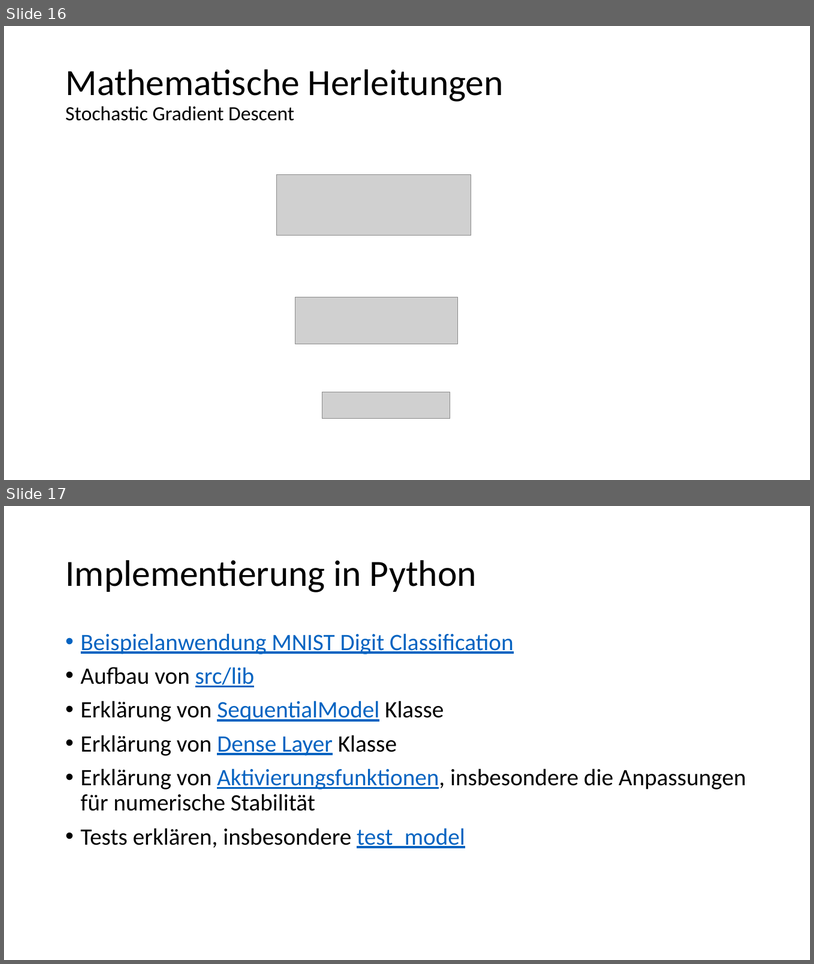
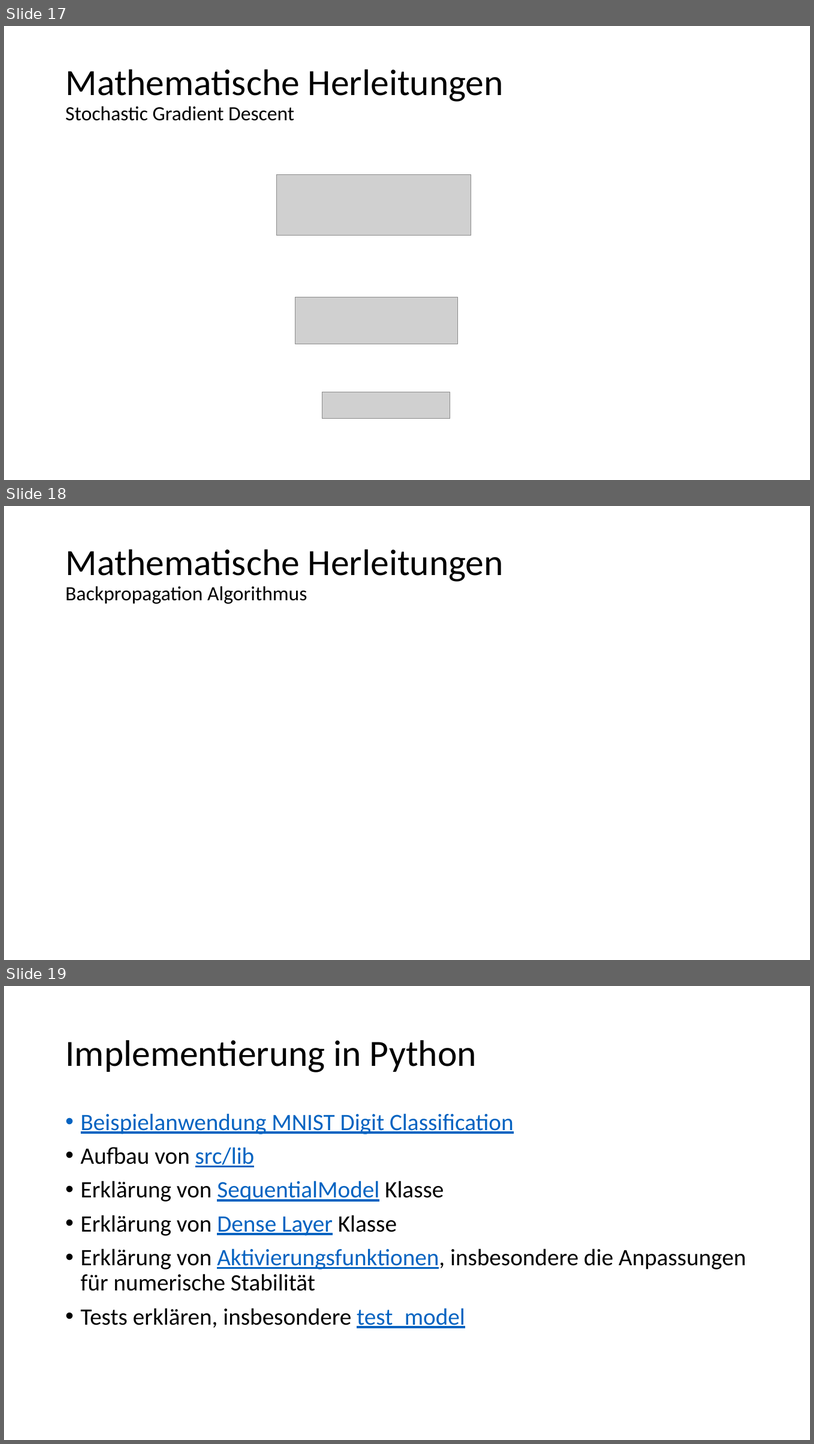
Before and after one commit to kevinsuedmersen/neural_networks_from_scratch, a slide deck: theory/submission/result_presentation.pptx. Shown one above the other, each under a label of ours: slides 16 and 17 before the commit, slides 17, 18 and 19 after it. The pictures are 814x964 and 814x1444 pixels, drawn with LibreOffice and Linux fonts; fonts in the diff are those of the drawing; grey boxes stand for pictures. Boxes give left, top, right and bottom in pixels: in the first picture for what was removed or moved away, otherwise in the second. Text is boxed around its words. In the diff, an @@ line names an element or a change of style, - is before the commit and + after.

```diff
--- a/theory/submission/result_presentation.pptx
+++ b/theory/submission/result_presentation.pptx
@@ slide 18 added at (4,506,810,960), background #FFFFFF @@
@@ title added at (65,549,504,604), 24 pt, text #000000 @@
+Mathematische Herleitungen
+Backpropagation Algorithmus
@@ what was slide 16 is now slide 17 @@
@@ what was slide 17 is now slide 19 @@
```
Also in this commit, not shown: 4 slides changed, 2 other slides added, 1 slide removed, 1 other file.
